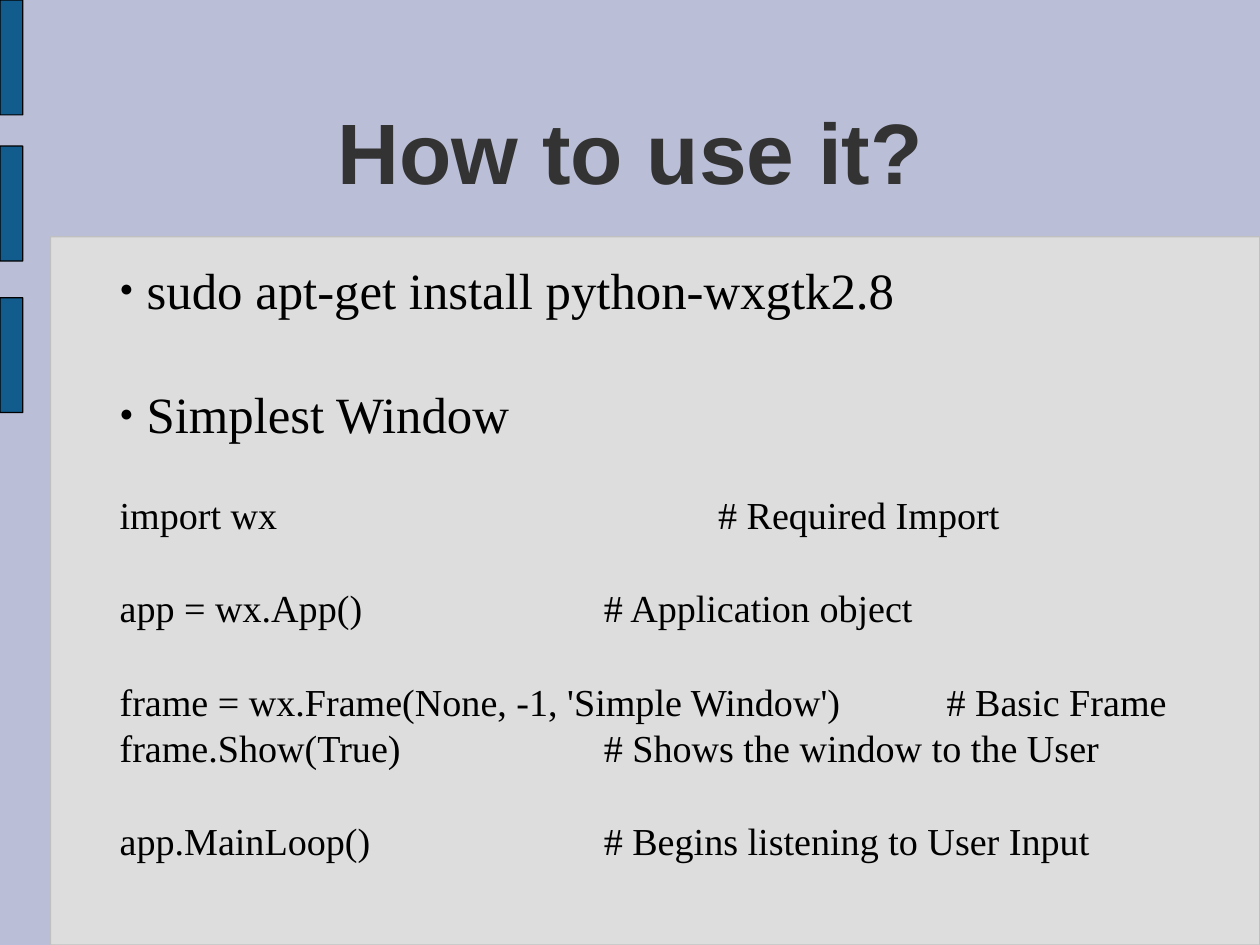
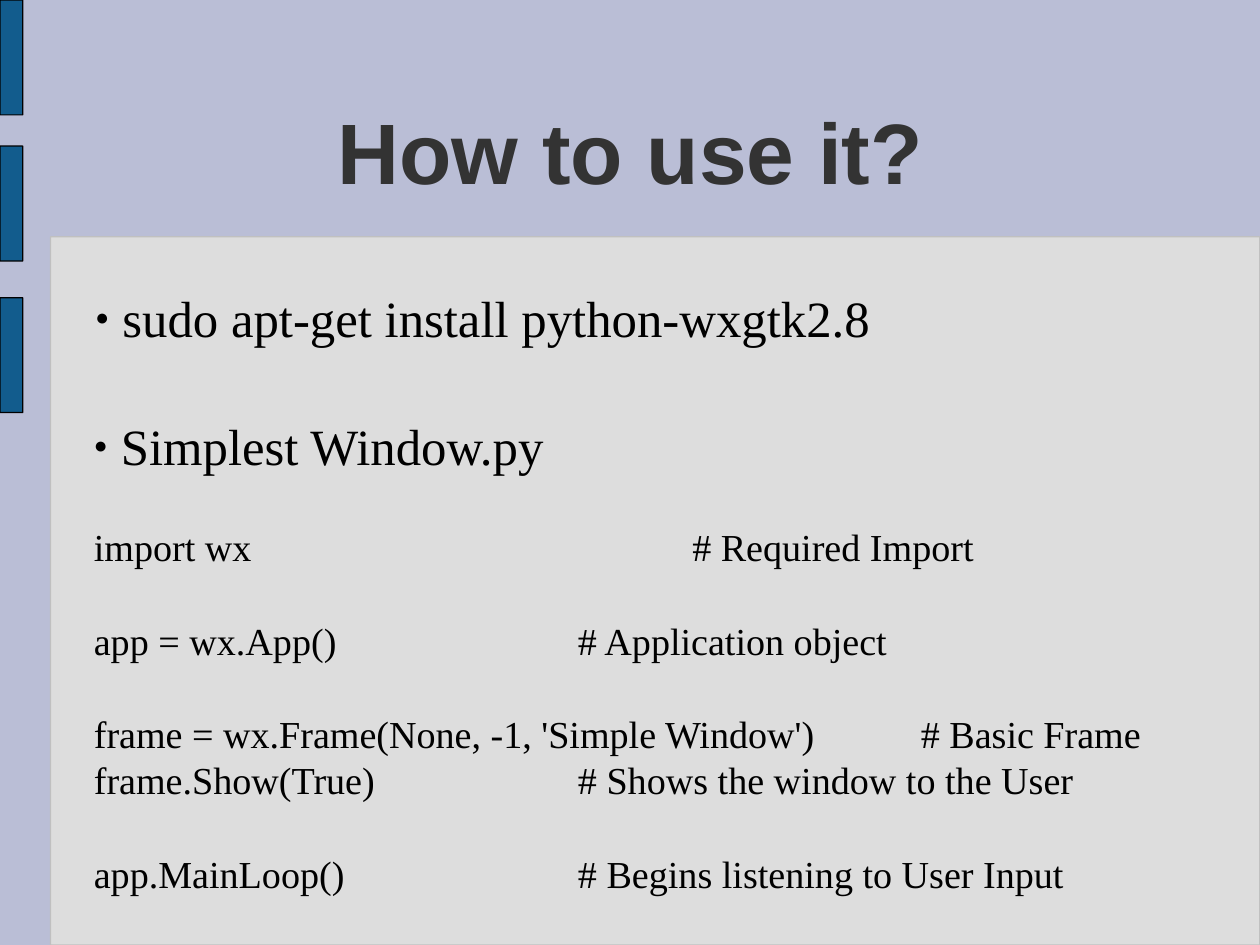
Before and after one commit to tdyhacker/pythonexploration, a slide deck: slide 3 of kusinwolf/wxPython/wxPython.ppt. Drawn at 1260x945 pixels with LibreOffice and Linux fonts; fonts in the diff are those of the drawing. Boxes give left, top, right and bottom in pixels: in the first picture for what was removed or moved away, otherwise in the second. Text is boxed around its words. In the diff, an @@ line names an element or a change of style, - is before the commit and + after.

Commit message:
Updated presentation of wxPython

```diff
--- a/kusinwolf/wxPython/wxPython.ppt
+++ b/kusinwolf/wxPython/wxPython.ppt
@@ text added at <box>122,301,869,347</box>, 32 pt, text #000000 @@
+  ● sudo apt-get install python-wxgtk2.8
@@ subtitle "Simplest Window.py": place and size @@
-subtitle "Simplest Window.py" at <box>120,273,1166,863</box>
+subtitle "Simplest Window.py" at <box>94,429,1140,895</box>
@@ subtitle at <box>121,429,543,476</box>: text changed @@
-  ● sudo apt-get install python-wxgtk2.8
-  ● Simplest Window
+  ● Simplest Window.py
```
Also in this commit, not shown: 1 other slide changed, 1 slide added.
